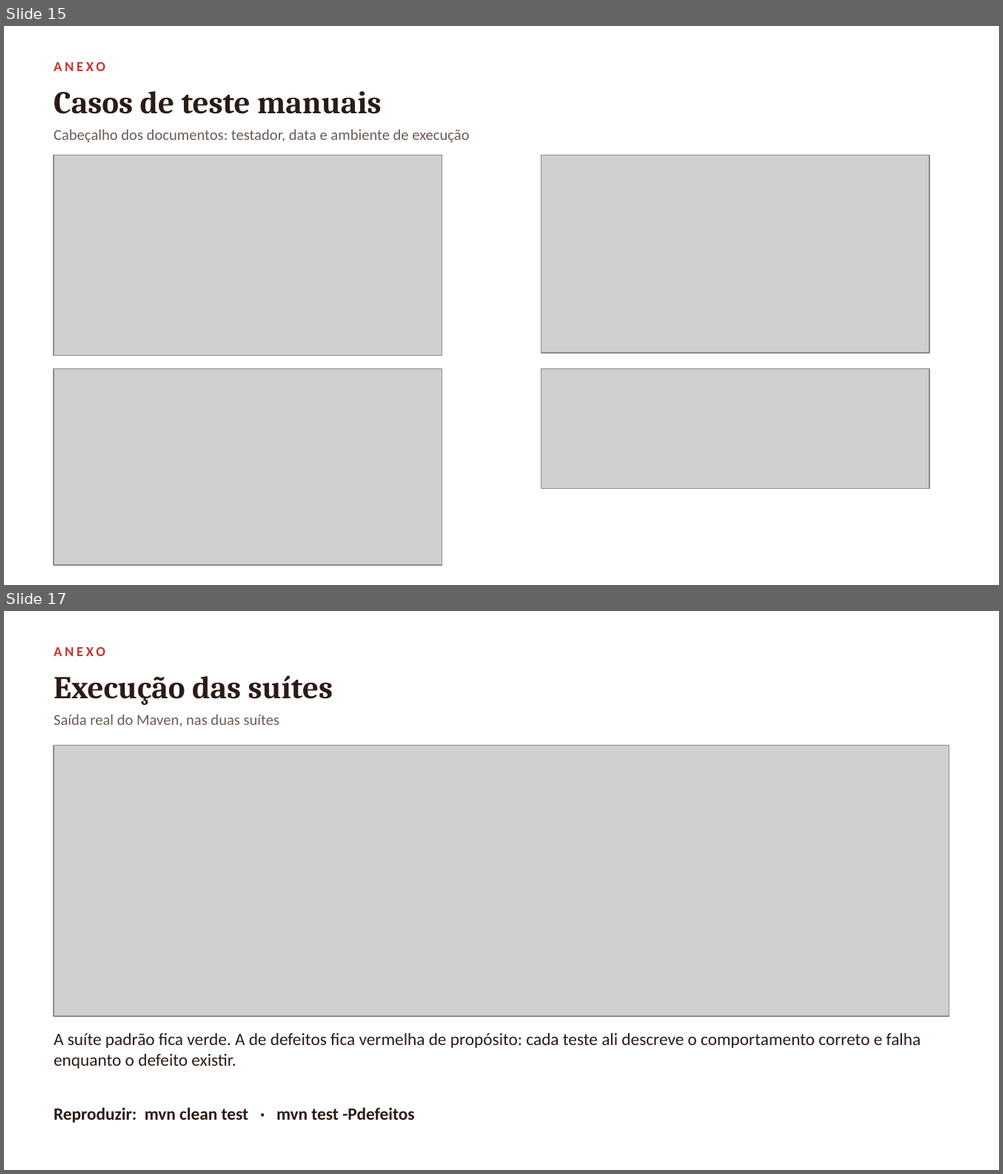
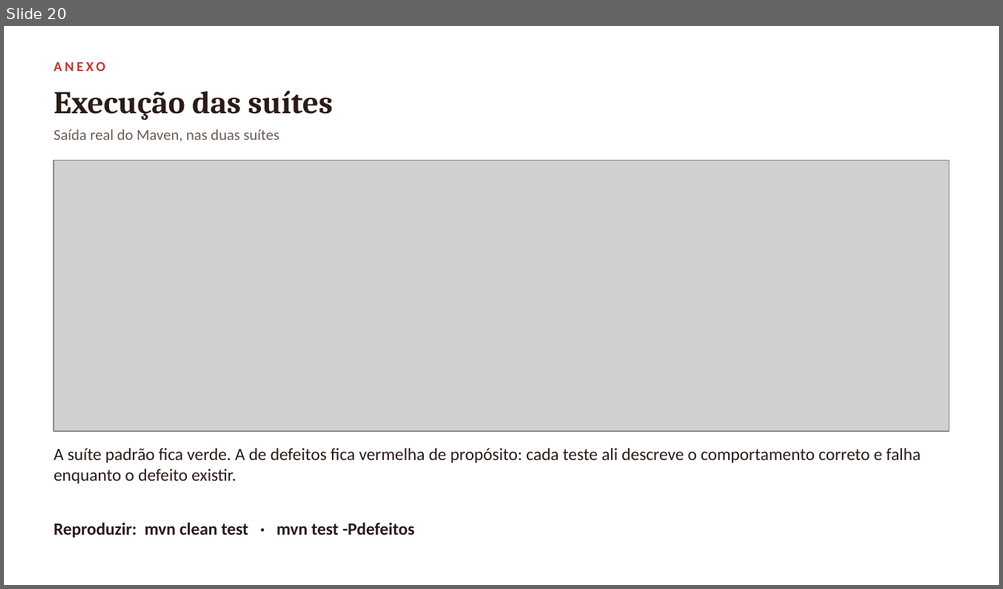
Before and after one commit to vini-pinheiro/trabalho-qualidade-e-teste-de-software, a slide deck: docs/entrega-1/apresentacao/apresentacao-entrega-1.pptx. Shown one above the other, each under a label of ours: slides 15 and 17 before the commit, slide 20 after it; the slides between them are not shown. The pictures are 1003x1174 and 1003x589 pixels, drawn with LibreOffice and Linux fonts; fonts in the diff are those of the drawing; grey boxes stand for pictures. Boxes give left, top, right and bottom in pixels: in the first picture for what was removed or moved away, otherwise in the second. Text is boxed around its words. In the diff, an @@ line names an element or a change of style, - is before the commit and + after.

Commit message:
docs: anexos com um slide por integrante e links clicáveis
- link do repositório visível na abertura, no encerramento e nos anexos
- toda referência #NN vira link para a issue correspondente (56 links no deck)
- um anexo por integrante: cabeçalho do documento do caso e tela do sistema
- telas extraídas dos prints anexados aos próprios casos de teste

```diff
--- a/docs/entrega-1/apresentacao/apresentacao-entrega-1.pptx
+++ b/docs/entrega-1/apresentacao/apresentacao-entrega-1.pptx
@@ slide 15 removed at (4,26,999,585), background #FFFFFF @@
@@ text removed at (54,62,105,71) @@
-ANEXO
@@ text removed at (54,91,381,114) @@
-Casos de teste manuais
@@ text removed at (54,129,469,143) @@
-Cabeçalho dos documentos: testador, data e ambiente de execução
@@ picture removed at (54,156,441,356) @@
@@ picture removed at (541,156,929,353) @@
@@ picture removed at (54,369,441,566) @@
@@ picture removed at (541,369,929,489) @@
@@ what was slide 17 is now slide 20 @@
```
Also in this commit, not shown: 14 slides changed, 5 slides added, 1 other slide removed, 11 other files.
